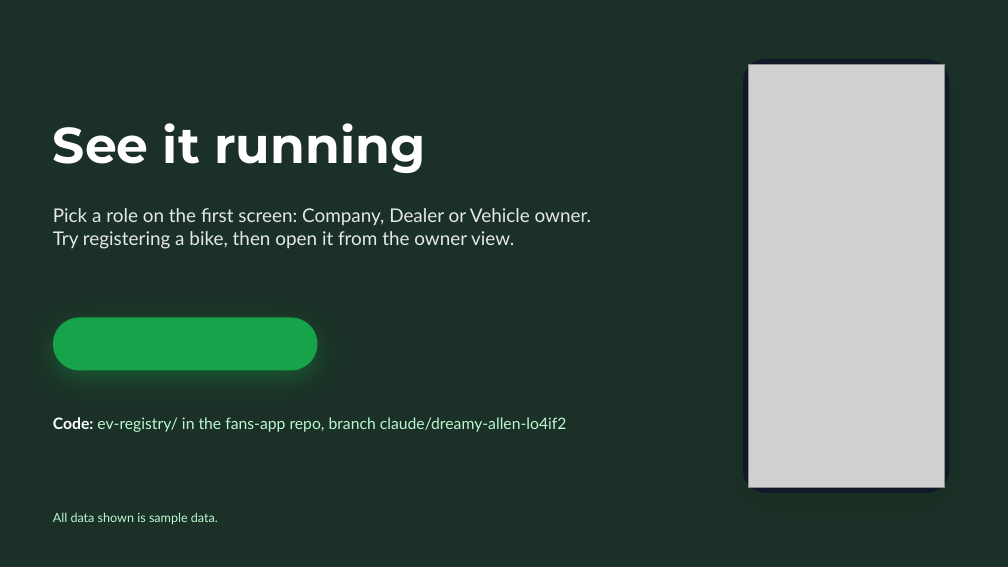
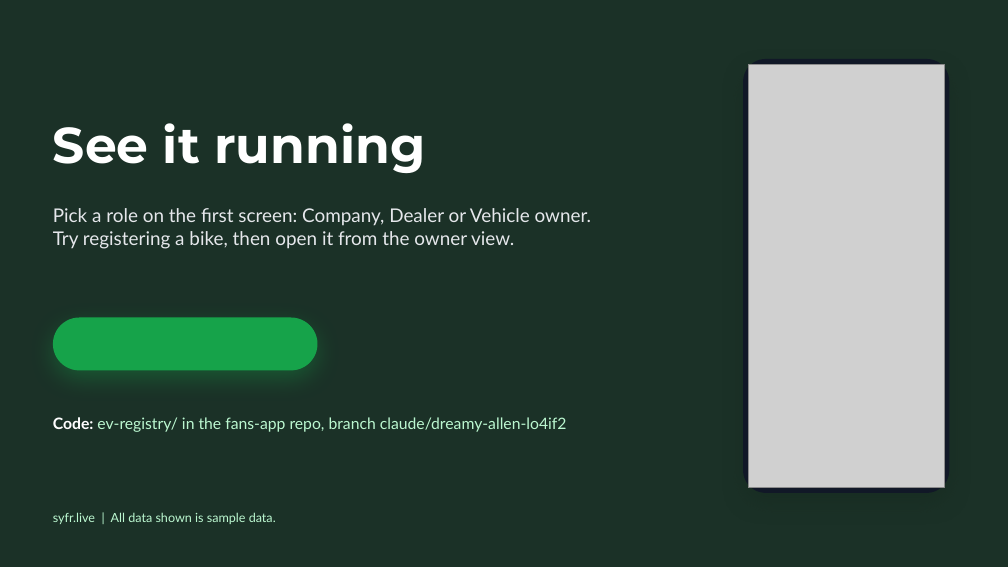
Before and after one commit to aakashvats2910/fans-app, a slide deck: slide 10 of ev-registry/docs/EV-Pehchaan-deck-syfr-theme.pptx. Drawn at 1008x567 pixels with LibreOffice and Linux fonts; fonts in the diff are those of the drawing; grey boxes stand for pictures. Boxes give left, top, right and bottom in pixels: in the first picture for what was removed or moved away, otherwise in the second. Text is boxed around its words. In the diff, an @@ line names an element or a change of style, - is before the commit and + after.

```diff
--- a/ev-registry/docs/EV-Pehchaan-deck-syfr-theme.pptx
+++ b/ev-registry/docs/EV-Pehchaan-deck-syfr-theme.pptx
@@ text at (53,512,276,524): text changed @@
-All data shown is sample data.
+syfr.live | All data shown is sample data.
```
Also in this commit, not shown: 1 other slide changed, 2 other files.
